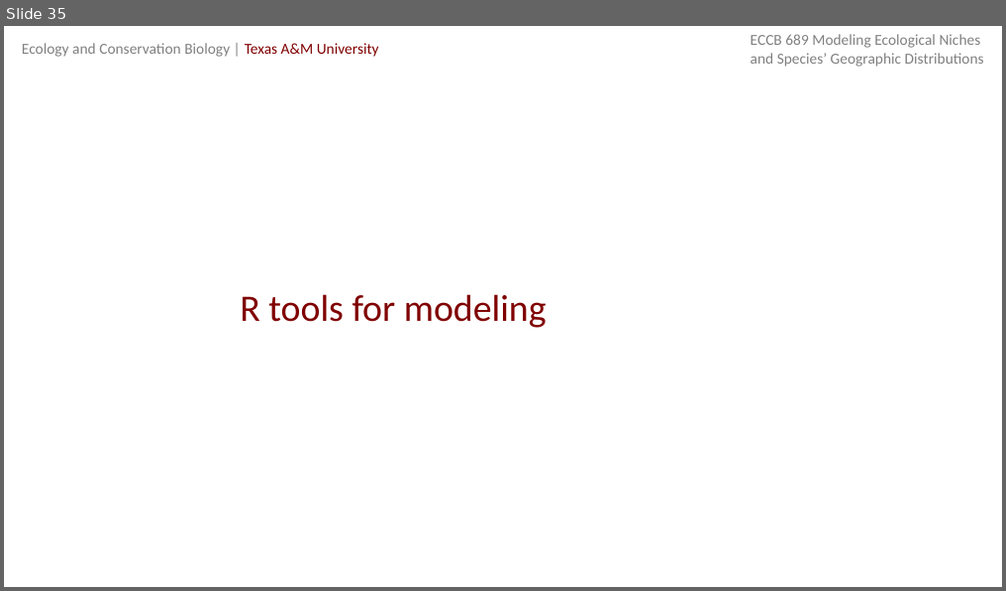
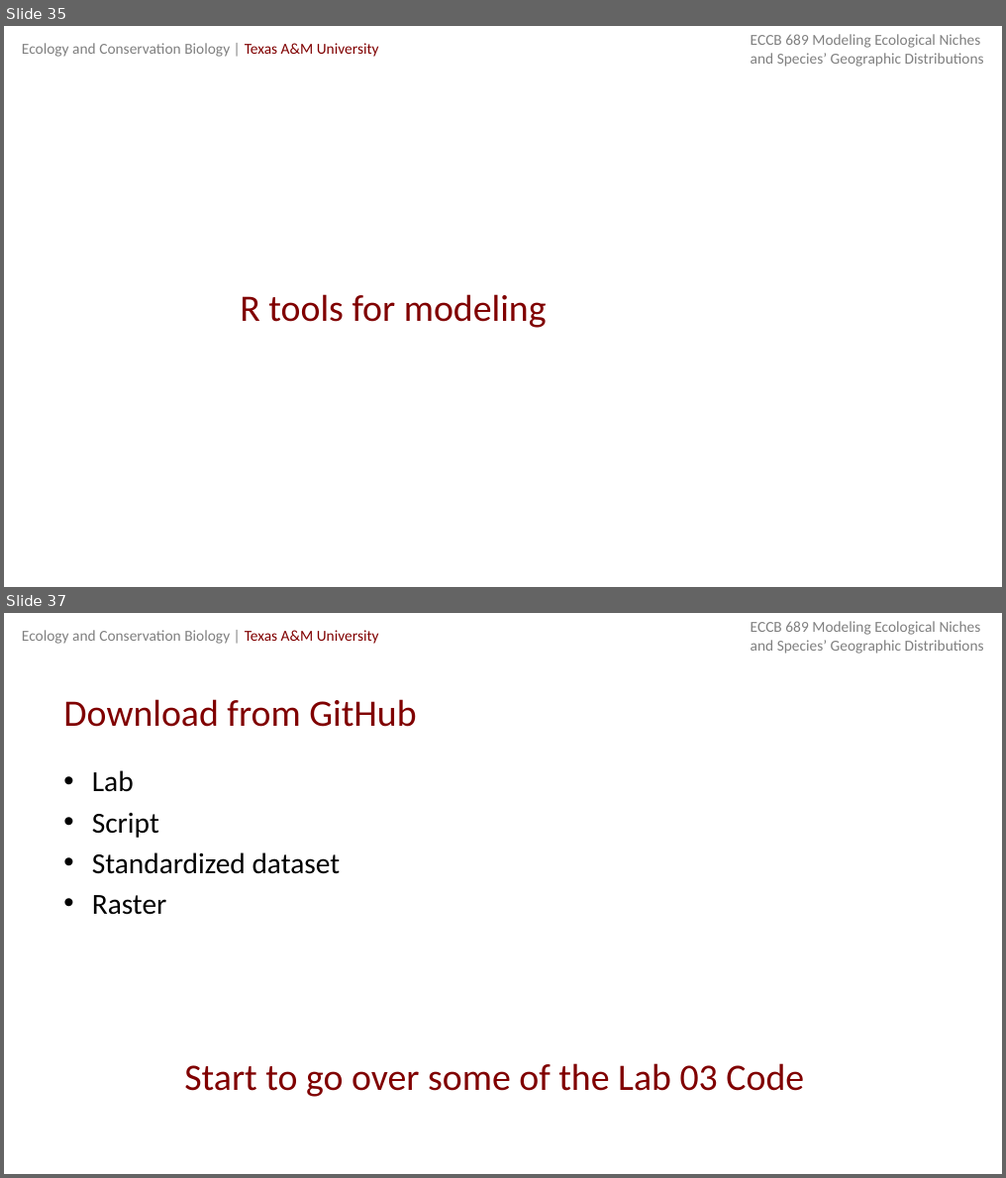
Before and after one commit to michellelawing/ECCB689, a slide deck: Slides/Week 4. Modeling_In_Practice.pptx. Shown one above the other, each under a label of ours: slide 35 before the commit, slides 35 and 37 after it; the slides between them are not shown. The pictures are 1006x591 and 1006x1178 pixels, drawn with LibreOffice and Linux fonts; fonts in the diff are those of the drawing. Boxes give left, top, right and bottom in pixels: in the first picture for what was removed or moved away, otherwise in the second. Text is boxed around its words. In the diff, an @@ line names an element or a change of style, - is before the commit and + after.

```diff
--- a/Slides/Week 4. Modeling_In_Practice.pptx
+++ b/Slides/Week 4. Modeling_In_Practice.pptx
@@ slide 37 added at [4, 613, 1002, 1174], background #FFFFFF; not listed: 2 template elements that a slide beside it also shows @@
@@ title added at [63, 699, 416, 727], 27 pt, text #800000 @@
+Download from GitHub
@@ text added at [92, 770, 341, 915], 21 pt, text #000000 @@
+• Lab
+• Script
+• Standardized dataset
+• Raster
@@ text added at [184, 1063, 804, 1097], 27 pt, text #800000 @@
+Start to go over some of the Lab 03 Code
```
Also in this commit, not shown: 5 slides changed.
